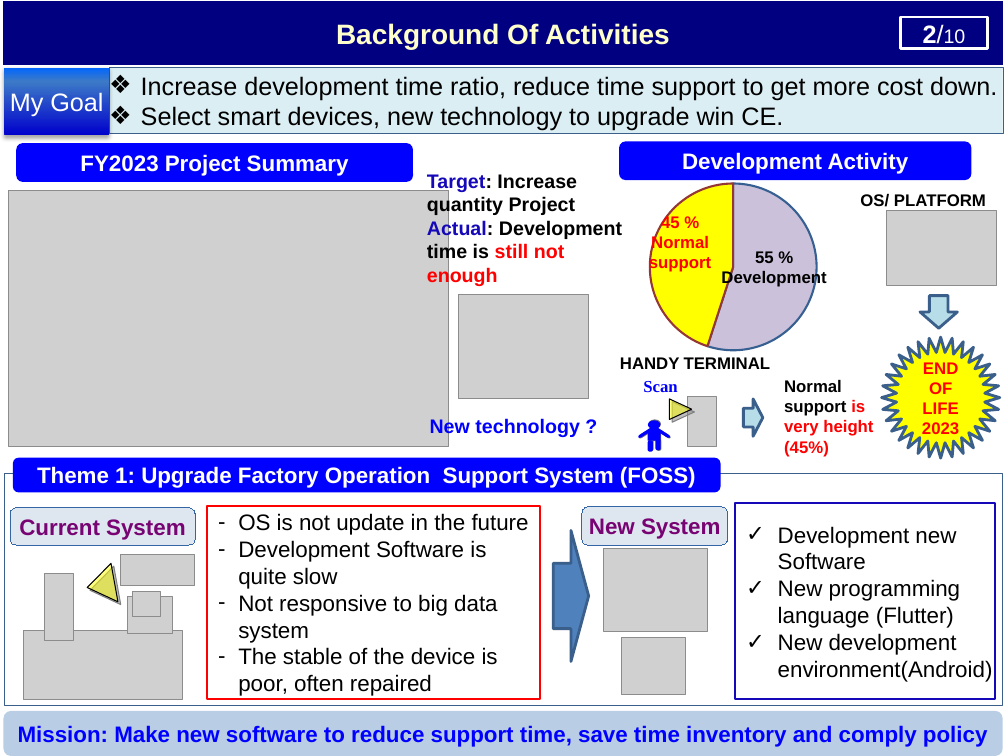
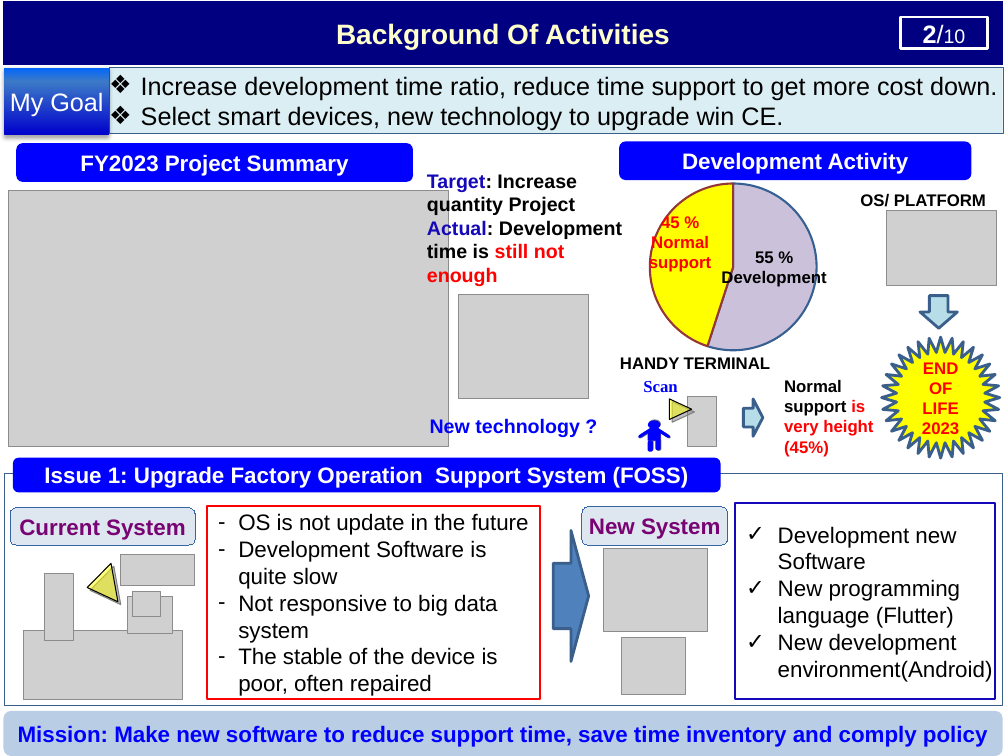
Before and after one commit to thietbicongnghevietnam/ReportPSNV, a slide deck: slide 3 of Report_test.pptx. Drawn at 1008x756 pixels with LibreOffice and Linux fonts; fonts in the diff are those of the drawing; grey boxes stand for pictures; background and template pictures are left out. Boxes give left, top, right and bottom in pixels: in the first picture for what was removed or moved away, otherwise in the second. Text is boxed around its words. In the diff, an @@ line names an element or a change of style, - is before the commit and + after.

```diff
--- a/Report_test.pptx
+++ b/Report_test.pptx
@@ text in rounded rectangle at (44, 466, 689, 488): text changed @@
-Theme 1: Upgrade Factory Operation Support System (FOSS)
+Issue 1: Upgrade Factory Operation Support System (FOSS)
```
Also in this commit, not shown: 8 other slides changed, 1 slide added.
